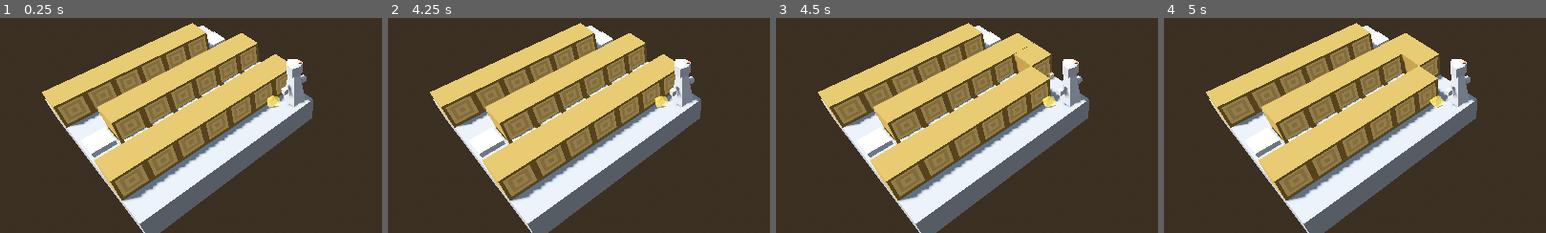
Above: before the commit, frames 1-4 (left to right).
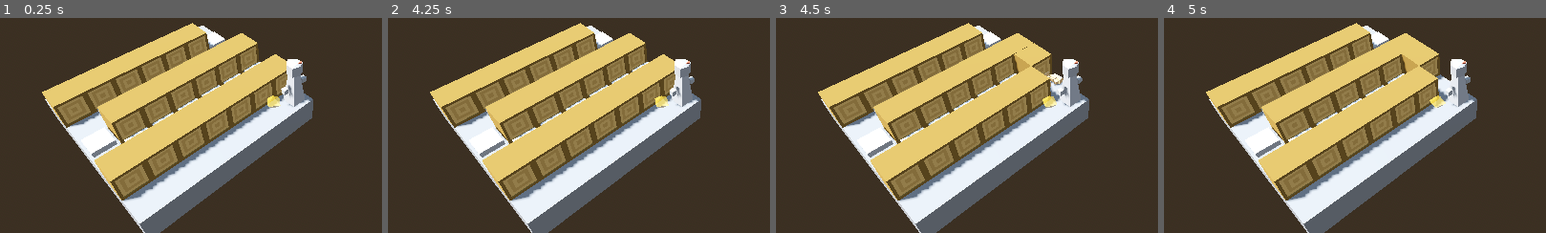
Above: after the commit, the same moments.

Repository: Jnight1104/Iso-Journey
Game: Godot game, scene res://Scenes/Level_2.tscn
Same seed, same stepped clock (60 frames per second), same inputs: the game is played once before the commit and once after it. The project has no main scene, so this scene is started directly.
Inputs (mouse positions are % of the whole screen's width and height, from its top left):
- Up to frame 1 (0.25 s): no input
- Up to frame 2 (4.25 s): move the mouse to (72, 45) at 0.52 s; hold Right (ui_right) 0.53-1.25 s; click (50, 87) at 1.25 s; click (50, 87) at 2 s; move the mouse to (30, 55) at 2.77 s; hold Down (ui_down) 2.78-3.53 s; move the mouse to (60, 28) at 3.52 s; hold Right (ui_right) from 3.53 s (still down)
- Up to frame 3 (4.5 s): tap Enter at 4.25 s; move the mouse to (45, 70) at 4.27 s; release Right (ui_right) at 4.28 s; hold Up (ui_up) from 4.28 s (still down)
- Up to frame 4 (5 s): keep holding Up (ui_up)
The pictures show only the part of the screen within x 12-62%, y 29-79%; the shares and areas given below are measured in that part.

Frames 1-2 are identical in both runs. In frame 3, 0.2% of the frame differs, in the area x 70-76%, y 24-34%; in frame 4, nothing differs.

Commit message:
Implemented box push particles

Diff:
--- a/Scenes/Box.tscn
+++ b/Scenes/Box.tscn
@@ -6,22 +6,21 @@
 [sub_resource type="BoxShape3D" id="BoxShape3D_6ar7v"]
 
 [sub_resource type="ParticleProcessMaterial" id="ParticleProcessMaterial_k5dnn"]
-lifetime_randomness = 0.1
+lifetime_randomness = 0.9
 emission_shape = 3
 emission_box_extents = Vector3(0.39, 0, 0.39)
 angle_min = 1.07288e-05
 angle_max = 1.07288e-05
-inherit_velocity_ratio = -0.04
 direction = Vector3(-1, 0, 0)
 spread = 0.0
 flatness = 1.0
-initial_velocity_min = 1.0
-initial_velocity_max = 1.0
+initial_velocity_min = 5.0
+initial_velocity_max = 6.0
 gravity = Vector3(0, 0, 0)
-damping_min = 4.0
-damping_max = 4.0
+damping_min = 22.0
+damping_max = 22.0
 scale_min = 0.5
-scale_max = 1.3
+scale_max = 1.2
 
 [sub_resource type="StandardMaterial3D" id="StandardMaterial3D_1srvf"]
 albedo_color = Color(0.972, 0.775, 0.524, 0.6)
@@ -54,9 +53,11 @@
 
 [node name="Dust" type="GPUParticles3D" parent="."]
 transform = Transform3D(1, 0, 0, 0, 1, 0, 0, 0, 1, 0, -0.35, 0)
-amount = 12
-lifetime = 0.5
-explosiveness = 0.5
+emitting = false
+amount = 20
+lifetime = 0.3
+one_shot = true
+explosiveness = 0.7
 process_material = SubResource("ParticleProcessMaterial_k5dnn")
 draw_pass_1 = SubResource("BoxMesh_bgqfg")
 
--- a/Scripts/box.gd
+++ b/Scripts/box.gd
@@ -62,7 +62,7 @@
 					undos = 0
 				target_location += direction
 				$Emitting_timer.start(EMITTING_PERIOD)
-				$Dust.emitting = true
+				$Dust.restart()
 				action_history.append(target_location)
 			else:
 				if undos > 0:
